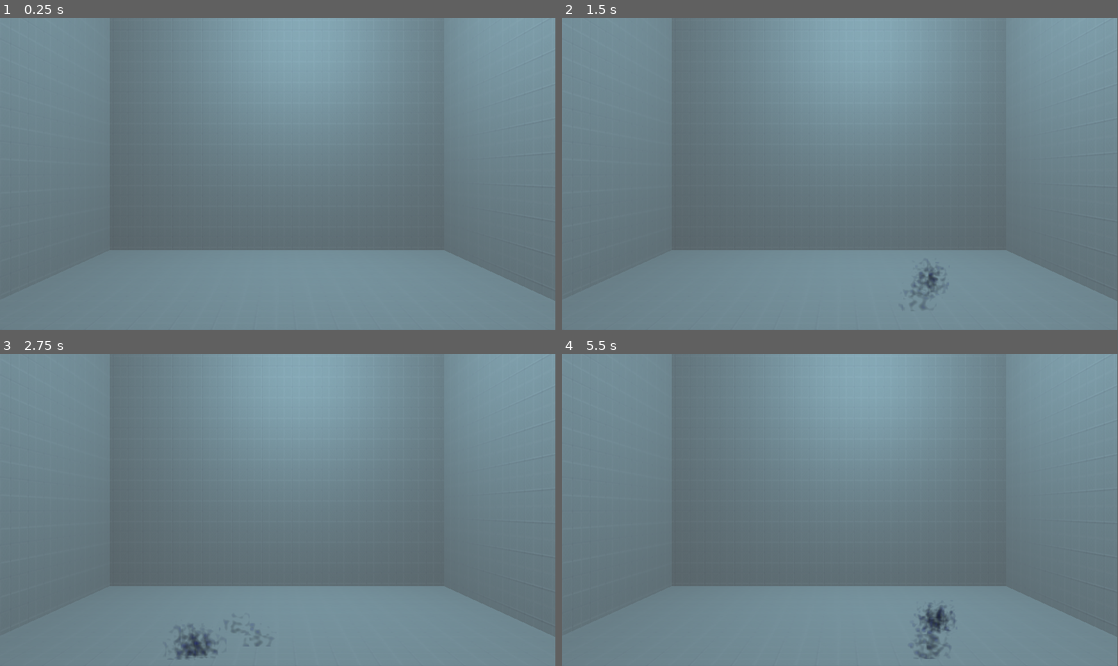
Above: before the commit, frames 1-4 (two rows, left to right).
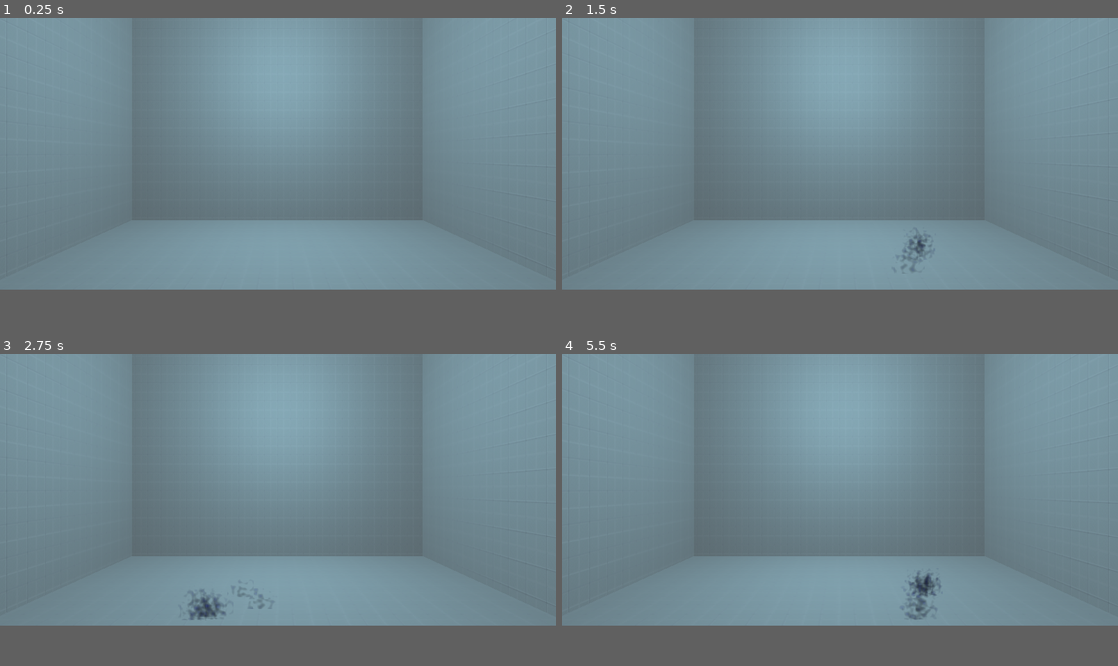
Above: after the commit, the same moments.

Repository: mobile-bungalow/portal_gel
Game: Godot game, scene res://start.tscn
Same seed, same stepped clock (60 frames per second), same inputs: the game is played once before the commit and once after it.
Inputs:
- Up to frame 1 (0.25 s): no input
- Up to frame 2 (1.5 s): tap Enter at 0.5 s
- Up to frame 3 (2.75 s): no input
- Up to frame 4 (5.5 s): no input
In our replay, the window is 799x449 before the commit and 800x391 after it. These sizes can differ from the game's own. Grey fills any space a smaller window leaves; there, only what the larger window draws over its background counts as a difference.

The runs differ from the first frame. In frame 1, 7.2% of the frame differs, in the area x 0-100%, y 0-91%; in frame 2, 7.4%; in frame 3, 7.8%, in the area x 0-100%, y 0-98%; in frame 4, 7.8%.

Commit message:
final commit

Diff:
--- a/project.godot
+++ b/project.godot
@@ -15,6 +15,11 @@
 config/features=PackedStringArray("4.2", "Forward Plus")
 config/icon="res://icon.svg"
 
+[display]
+
+window/size/viewport_width=2250
+window/size/viewport_height=1100
+
 [dotnet]
 
 project/assembly_name="compute_jelly"
--- a/start.tscn
+++ b/start.tscn
@@ -37,7 +37,7 @@
 environment = SubResource("Environment_k4ahb")
 
 [node name="OmniLight3D" type="OmniLight3D" parent="."]
-transform = Transform3D(1, 0, 0, 0, 1, 0, 0, 0, 1, 1.24038, 6.66226, -5.98347)
+transform = Transform3D(1, 0, 0, 0, 1, 0, 0, 0, 1, 0.250567, 4.24116, -5.98347)
 light_color = Color(0.717647, 0.92549, 0.996078, 1)
 light_energy = 4.856
 light_indirect_energy = 2.939
@@ -66,7 +66,7 @@
 mesh = SubResource("BoxMesh_60un7")
 
 [node name="MeshInstance3D4" type="MeshInstance3D" parent="StaticBody3D"]
-transform = Transform3D(4.09994e-14, -9.88708e-09, -17.5872, -16.2151, -9.88708e-09, 0, -7.08785e-07, 0.22619, -7.68761e-07, 0.0147748, 7.11129, -11.9434)
+transform = Transform3D(4.09994e-14, -9.88708e-09, -17.5872, -16.2151, -9.88708e-09, 0, -7.08785e-07, 0.22619, -7.68761e-07, 0.0147748, 7.11129, -11.969)
 mesh = SubResource("BoxMesh_60un7")
 
 [node name="ResourcePreloader" type="ResourcePreloader" parent="."]
